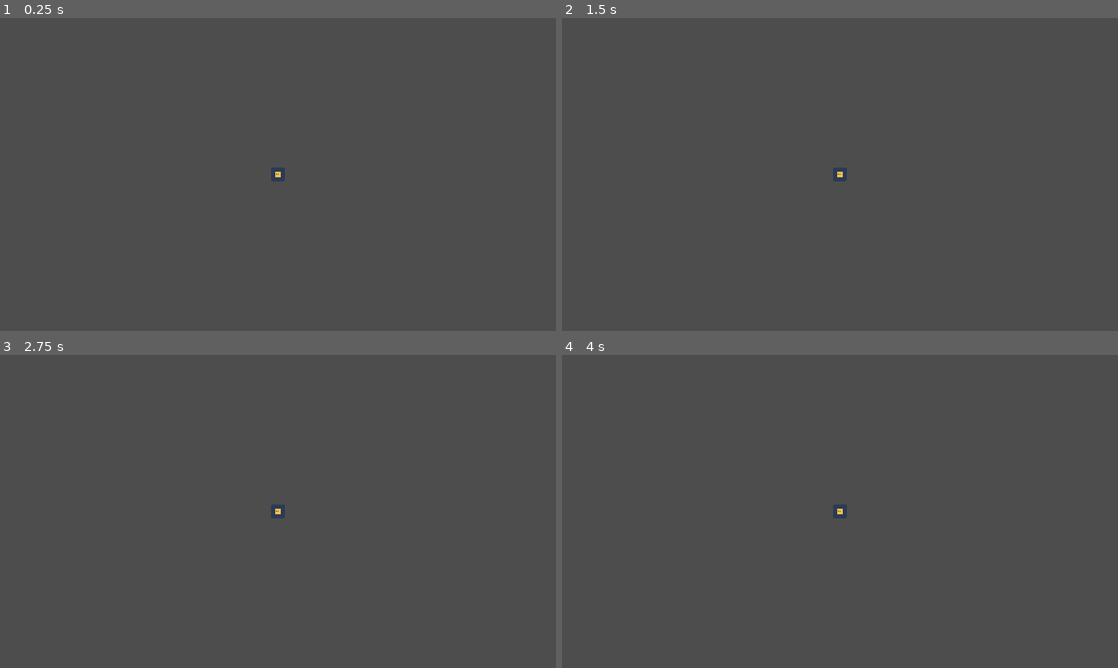
Above: before the commit, frames 1-4 (two rows, left to right).
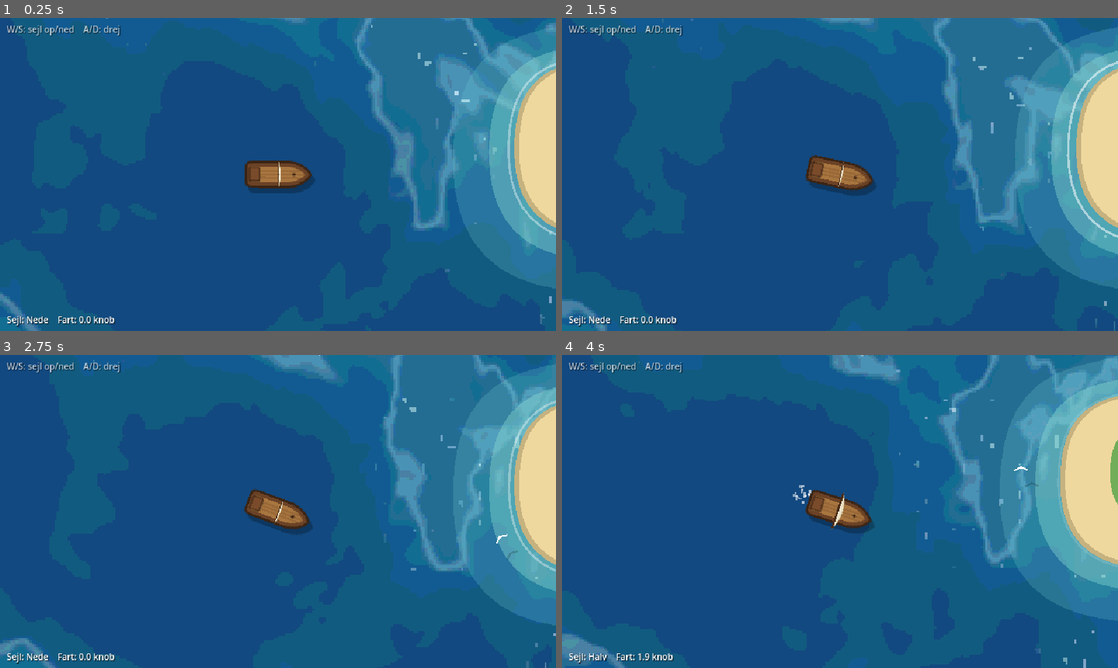
Above: after the commit, the same moments.

Repository: Marc-Wilms-Nielsen/pirate-game
Game: Godot game, scene res://scenes/main/main.tscn
Two runs of this game, one before a commit and one after it. Both use one fixed random seed, a clock stepped at 60 frames per second and the inputs below.
Inputs:
- Up to frame 1 (0.25 s): no input
- Up to frame 2 (1.5 s): hold D (move_right) 0.53-1.28 s; hold S (move_down) from 1.28 s (still down)
- Up to frame 3 (2.75 s): release S (move_down) at 2.03 s; hold D (move_right) from 2.03 s (still down)
- Up to frame 4 (4 s): release D (move_right) at 2.78 s; hold W (move_up) 2.78-3.53 s; hold A (move_left) from 3.53 s (still down)

The runs differ from the first frame. In frame 1, 100% of the frame differs, in the area x 0-100%, y 0-100%; in frame 2, 100%; in frame 3, 100%; in frame 4, 100%.

Commit message:
M1: sejlads, hav-shader, procedurelle øer, måger og lydkulisse
Co-Authored-By: Claude Opus 5.5 <noreply@anthropic.com>
Claude-Session: https://claude.ai/code/session_01JKZiT1HD5C1BFbcFcxiHzf

Diff:
--- /dev/null
+++ b/assets/sprites/ship_hull.svg
@@ -0,0 +1,12 @@
+<svg xmlns="http://www.w3.org/2000/svg" width="60" height="26" viewBox="0 0 60 26">
+  <!-- Skrog set oppefra, stævn peger mod højre -->
+  <path d="M2 6 Q2 2 8 2 L40 2 Q54 4 59 13 Q54 22 40 24 L8 24 Q2 24 2 20 Z" fill="#6b4226" stroke="#3b2414" stroke-width="2"/>
+  <path d="M6 6 L40 6 Q50 8 54 13 Q50 18 40 20 L6 20 Z" fill="#a8763f"/>
+  <g stroke="#8a5d32" stroke-width="1">
+    <line x1="14" y1="10" x2="50" y2="10"/>
+    <line x1="14" y1="13" x2="54" y2="13"/>
+    <line x1="14" y1="16" x2="50" y2="16"/>
+  </g>
+  <rect x="5" y="7" width="9" height="12" rx="1" fill="#7a4b2a" stroke="#3b2414" stroke-width="1"/>
+  <circle cx="44" cy="13" r="1.5" fill="#3b2414"/>
+</svg>
--- /dev/null
+++ b/assets/sprites/ship_sail.svg
@@ -0,0 +1,7 @@
+<svg xmlns="http://www.w3.org/2000/svg" width="16" height="46" viewBox="0 0 16 46">
+  <!-- Råsejl set oppefra: buer fremad (mod højre), når vinden fylder det -->
+  <path d="M3 2 Q16 23 3 44 Z" fill="#f3ead2" stroke="#c9b98f" stroke-width="1"/>
+  <path d="M3 8 Q11 23 3 38" fill="none" stroke="#e2d6b5" stroke-width="1"/>
+  <rect x="1" y="1" width="3" height="44" rx="1.5" fill="#4a2c17"/>
+  <circle cx="2.5" cy="23" r="2" fill="#3b2414"/>
+</svg>
--- a/project.godot
+++ b/project.godot
@@ -52,6 +52,8 @@
 
 [rendering]
 
+environment/defaults/default_clear_color=Color(0.1, 0.34, 0.52, 1)
+
 textures/canvas_textures/default_texture_filter=0
 renderer/rendering_method="gl_compatibility"
 renderer/rendering_method.mobile="gl_compatibility"
--- /dev/null
+++ b/scenes/main/main.gd
@@ -0,0 +1,13 @@
+extends Node2D
+## Hovedscenen: hav, øer, skib og stemningslyd.
+
+const OCEAN_SOUND := "res://assets/audio/ambience/ocean_loop.wav"
+
+
+func _ready() -> void:
+	var ocean := AudioStreamPlayer.new()
+	ocean.stream = load(OCEAN_SOUND) as AudioStream
+	ocean.volume_db = -6.0
+	add_child(ocean)
+	ocean.finished.connect(ocean.play) # reserve, hvis loop-punktet ikke blev importeret
+	ocean.play()
--- a/scenes/main/main.tscn
+++ b/scenes/main/main.tscn
@@ -1,8 +1,44 @@
-[gd_scene load_steps=2 format=3]
+[gd_scene load_steps=7 format=3]
 
-[ext_resource type="PackedScene" path="res://scenes/player/player.tscn" id="1_player"]
+[ext_resource type="Script" path="res://scenes/main/main.gd" id="1_main"]
+[ext_resource type="PackedScene" path="res://scenes/world/ocean.tscn" id="2_ocean"]
+[ext_resource type="PackedScene" path="res://scenes/world/island.tscn" id="3_island"]
+[ext_resource type="PackedScene" path="res://scenes/ship/ship.tscn" id="4_ship"]
+[ext_resource type="PackedScene" path="res://scenes/ui/hud.tscn" id="5_hud"]
 
 [node name="Main" type="Node2D"]
+script = ExtResource("1_main")
 
-[node name="Player" parent="." instance=ExtResource("1_player")]
-position = Vector2(320, 180)
+[node name="Ocean" parent="." instance=ExtResource("2_ocean")]
+
+[node name="Islands" type="Node2D" parent="."]
+
+[node name="Island1" parent="Islands" instance=ExtResource("3_island")]
+position = Vector2(320, -40)
+radius = 100.0
+seed_value = 3
+palm_count = 3
+
+[node name="Island2" parent="Islands" instance=ExtResource("3_island")]
+position = Vector2(-420, 420)
+radius = 160.0
+seed_value = 7
+palm_count = 7
+
+[node name="Island3" parent="Islands" instance=ExtResource("3_island")]
+position = Vector2(950, 520)
+radius = 70.0
+seed_value = 12
+palm_count = 2
+gull_count = 1
+
+[node name="Island4" parent="Islands" instance=ExtResource("3_island")]
+position = Vector2(150, -750)
+radius = 140.0
+seed_value = 21
+palm_count = 5
+gull_count = 3
+
+[node name="Ship" parent="." instance=ExtResource("4_ship")]
+
+[node name="HUD" parent="." instance=ExtResource("5_hud")]
--- /dev/null
+++ b/scenes/ship/ship.gd
@@ -0,0 +1,163 @@
+extends CharacterBody2D
+## Spillerens skib. W/S sætter sejl op/ned i trin, A/D drejer roret.
+## Skibet har inerti: det accelererer langsomt og glider længe, når sejlet tages ned.
+
+signal sail_level_changed(level: int)
+
+const SAIL_FACTORS: Array[float] = [0.0, 0.5, 1.0]
+const SAIL_NAMES: Array[String] = ["Nede", "Halv", "Fuld"]
+
+@export_group("Sejlads")
+@export var max_speed: float = 110.0 ## Pixels pr. sekund ved fulde sejl
+@export var acceleration: float = 16.0 ## Hvor hurtigt farten stiger
+@export var deceleration: float = 9.0 ## Hvor hurtigt farten falder (lav = lang glidning)
+@export var turn_speed: float = 1.0 ## Radianer pr. sekund ved fuld fart
+@export_range(0.0, 1.0) var min_turn_factor: float = 0.3 ## Drejeevne når skibet står stille
+@export var turn_smoothing: float = 3.0 ## Hvor hurtigt roret reagerer
+
+@export_group("Kamera")
+@export var zoom_slow: float = 1.3
+@export var zoom_fast: float = 1.0
+@export var look_ahead: float = 0.5 ## Kameraet kigger lidt frem i sejlretningen
+
+var sail_level: int = 0
+var speed: float = 0.0
+
+var _turn_velocity: float = 0.0
+var _sail_visual: float = 0.0
+var _time: float = 0.0
+var _creak_timer: float = 5.0
+
+@onready var _hull: Sprite2D = $Hull
+@onready var _sail: Sprite2D = $Hull/Sail
+@onready var _shadow: Sprite2D = $Shadow
+@onready var _camera: Camera2D = $Camera2D
+
+var _wake: CPUParticles2D
+var _wind: AudioStreamPlayer
+var _creak: AudioStreamPlayer
+var _flap: AudioStreamPlayer
+
+
+func _ready() -> void:
+	add_to_group("player_ship")
+	_wake = _create_wake()
+	add_child(_wake)
+	_wind = _create_player("res://assets/audio/ambience/wind_loop.wav", -30.0, true)
+	_creak = _create_player("res://assets/audio/sfx/creak.wav", -12.0, false)
+	_flap = _create_player("res://assets/audio/sfx/sail_flap.wav", -8.0, false)
+
+
+func get_sail_name() -> String:
+	return SAIL_NAMES[sail_level]
+
+
+func _physics_process(delta: float) -> void:
+	_handle_sail_input()
+
+	var target_speed := max_speed * SAIL_FACTORS[sail_level]
+	var rate := acceleration if speed < target_speed else deceleration
+	speed = move_toward(speed, target_speed, rate * delta)
+
+	# Roret virker bedre jo hurtigere man sejler, men man kan altid dreje lidt.
+	var steer := Input.get_axis("move_left", "move_right")
+	var speed_ratio := clampf(speed / max_speed, 0.0, 1.0)
+	var steer_factor := lerpf(min_turn_factor, 1.0, clampf(speed_ratio * 1.5, 0.0, 1.0))
+	var target_turn := steer * turn_speed * steer_factor
+	_turn_velocity = lerpf(_turn_velocity, target_turn, 1.0 - exp(-turn_smoothing * delta))
+	rotation += _turn_velocity * delta
+
+	velocity = Vector2.RIGHT.rotated(rotation) * speed
+	move_and_slide()
+
+	# Blød grundstødning: farten forsvinder roligt i stedet for et hårdt stop.
+	if get_slide_collision_count() > 0:
+		speed = move_toward(speed, 0.0, 80.0 * delta)
+
+
+func _handle_sail_input() -> void:
+	var new_level := sail_level
+	if Input.is_action_just_pressed("move_up"):
+		new_level = mini(sail_level + 1, SAIL_FACTORS.size() - 1)
+	elif Input.is_action_just_pressed("move_down"):
+		new_level = maxi(sail_level - 1, 0)
+
+	if new_level != sail_level:
+		sail_level = new_level
+		sail_level_changed.emit(sail_level)
+		_flap.pitch_scale = randf_range(0.9, 1.1)
+		_flap.play()
+
+
+func _process(delta: float) -> void:
+	_time += delta
+	var speed_ratio := clampf(speed / max_speed, 0.0, 1.0)
+
+	# Sejlet folder sig blødt ud og ind.
+	_sail_visual = lerpf(_sail_visual, SAIL_FACTORS[sail_level], 1.0 - exp(-2.5 * delta))
+	_sail.scale = Vector2(0.25 + 0.75 * _sail_visual, 0.55 + 0.45 * _sail_visual)
+
+	# Skibet vugger i bølgerne og krænger lidt ind i sving.
+	_hull.rotation = sin(_time * 1.3) * 0.025 + _turn_velocity * 0.06
+	var bob := 1.0 + sin(_time * 1.7) * 0.012
+	_hull.scale = Vector2(bob, bob)
+
+	# Skyggen ligger altid i samme retning (solen står fast).
+	_shadow.global_position = global_position + Vector2(3, 5)
+	_shadow.global_rotation = _hull.global_rotation
+	_shadow.scale = _hull.scale
+
+	# Kameraet zoomer ud ved høj fart og kigger lidt frem.
+	var target_zoom := lerpf(zoom_slow, zoom_fast, speed_ratio)
+	_camera.zoom = _camera.zoom.lerp(Vector2(target_zoom, target_zoom), 1.0 - exp(-0.8 * delta))
+	_camera.offset = _camera.offset.lerp(velocity * look_ahead, 1.0 - exp(-1.5 * delta))
+
+	_wake.emitting = speed > 6.0
+
+	# Vinden bliver højere, jo hurtigere man sejler.
+	_wind.volume_db = linear_to_db(lerpf(0.04, 0.45, speed_ratio))
+
+	_creak_timer -= delta
+	if _creak_timer <= 0.0:
+		if speed > 10.0 or absf(_turn_velocity) > 0.2:
+			_creak.pitch_scale = randf_range(0.8, 1.15)
+			_creak.volume_db = randf_range(-18.0, -10.0)
+			_creak.play()
+		_creak_timer = randf_range(4.0, 10.0)
+
+
+func _create_player(path: String, volume: float, loop: bool) -> AudioStreamPlayer:
+	var player := AudioStreamPlayer.new()
+	player.stream = load(path) as AudioStream
+	player.volume_db = volume
+	add_child(player)
+	if loop:
+		player.finished.connect(player.play)
+		player.play()
+	return player
+
+
+func _create_wake() -> CPUParticles2D:
+	var particles := CPUParticles2D.new()
+	particles.position = Vector2(-27, 0)
+	particles.z_index = -1
+	particles.amount = 80
+	particles.lifetime = 3.0
+	particles.local_coords = false
+	particles.emitting = false
+	particles.emission_shape = CPUParticles2D.EMISSION_SHAPE_RECTANGLE
+	particles.emission_rect_extents = Vector2(1, 6)
+	particles.direction = Vector2.LEFT
+	particles.spread = 25.0
+	particles.gravity = Vector2.ZERO
+	particles.initial_velocity_min = 4.0
+	particles.initial_velocity_max = 12.0
+	particles.damping_min = 2.0
+	particles.damping_max = 4.0
+	particles.scale_amount_min = 1.0
+	particles.scale_amount_max = 2.5
+	var gradient := Gradient.new()
+	gradient.set_color(0, Color(1, 1, 1, 0.7))
+	gradient.set_color(1, Color(1, 1, 1, 0.0))
+	particles.color_ramp = gradient
+	return particles
--- /dev/null
+++ b/scenes/ship/ship.tscn
@@ -0,0 +1,30 @@
+[gd_scene load_steps=4 format=3]
+
+[ext_resource type="Script" path="res://scenes/ship/ship.gd" id="1_script"]
+[ext_resource type="Texture2D" path="res://assets/sprites/ship_hull.svg" id="2_hull"]
+[ext_resource type="Texture2D" path="res://assets/sprites/ship_sail.svg" id="3_sail"]
+
+[node name="Ship" type="CharacterBody2D"]
+motion_mode = 1
+script = ExtResource("1_script")
+
+[node name="Shadow" type="Sprite2D" parent="."]
+top_level = true
+z_index = -1
+modulate = Color(0, 0, 0, 0.25)
+texture = ExtResource("2_hull")
+
+[node name="Hull" type="Sprite2D" parent="."]
+texture = ExtResource("2_hull")
+
+[node name="Sail" type="Sprite2D" parent="Hull"]
+position = Vector2(2, 0)
+texture = ExtResource("3_sail")
+
+[node name="CollisionPolygon2D" type="CollisionPolygon2D" parent="."]
+polygon = PackedVector2Array(29, 0, 18, -10, -27, -10, -28, 0, -27, 10, 18, 10)
+
+[node name="Camera2D" type="Camera2D" parent="."]
+zoom = Vector2(1.3, 1.3)
+position_smoothing_enabled = true
+position_smoothing_speed = 3.0
--- /dev/null
+++ b/scenes/ui/hud.gd
@@ -0,0 +1,30 @@
+extends CanvasLayer
+## Lille HUD: sejlstilling og fart nederst, kontroller øverst.
+
+var _status: Label
+var _ship # utypet: vi kalder ship.gd-funktioner på den
+
+
+func _ready() -> void:
+	var hint := _make_label(Vector2(8, 6))
+	hint.text = "W/S: sejl op/ned    A/D: drej"
+	hint.modulate.a = 0.7
+	_status = _make_label(Vector2(8, 340))
+
+
+func _process(_delta: float) -> void:
+	if _ship == null:
+		_ship = get_tree().get_first_node_in_group("player_ship")
+		return
+	_status.text = "Sejl: %s    Fart: %.1f knob" % [_ship.get_sail_name(), _ship.speed / 10.0]
+
+
+func _make_label(pos: Vector2) -> Label:
+	var label := Label.new()
+	label.position = pos
+	label.add_theme_font_size_override("font_size", 10)
+	label.add_theme_color_override("font_shadow_color", Color(0, 0, 0, 0.5))
+	label.add_theme_constant_override("shadow_offset_x", 1)
+	label.add_theme_constant_override("shadow_offset_y", 1)
+	add_child(label)
+	return label
--- /dev/null
+++ b/scenes/ui/hud.tscn
@@ -0,0 +1,6 @@
+[gd_scene load_steps=2 format=3]
+
+[ext_resource type="Script" path="res://scenes/ui/hud.gd" id="1_script"]
+
+[node name="HUD" type="CanvasLayer"]
+script = ExtResource("1_script")
--- /dev/null
+++ b/scenes/world/gull.gd
@@ -0,0 +1,39 @@
+extends Node2D
+## En måge, der svæver i cirkler over en ø. Tegnes med kode, så der ikke kræves sprites.
+
+var orbit_radius: float = 150.0
+var angular_speed: float = 0.4
+var angle: float = 0.0
+var height: float = 24.0 ## Bestemmer hvor langt skyggen ligger fra mågen
+
+var _flap_phase: float = randf() * TAU
+
+
+func _ready() -> void:
+	z_index = 20
+
+
+func _process(delta: float) -> void:
+	angle += angular_speed * delta
+	position = Vector2(cos(angle), sin(angle) * 0.8) * orbit_radius
+	var vel := Vector2(-sin(angle), cos(angle) * 0.8) * angular_speed
+	rotation = vel.angle()
+	queue_redraw()
+
+
+func _draw() -> void:
+	var t := Time.get_ticks_msec() / 1000.0
+	# Vingeslag med pauser, hvor mågen glider.
+	var flap := sin(t * 5.0 + _flap_phase) * clampf(sin(t * 0.7 + _flap_phase) * 2.0, 0.0, 1.0)
+	var span := 6.0 + 1.5 * flap
+	var sweep := -2.0 - 1.5 * flap
+	var wing := PackedVector2Array([Vector2(sweep, -span), Vector2(1, 0), Vector2(sweep, span)])
+
+	var shadow_offset := Vector2(height * 0.4, height * 0.6).rotated(-rotation)
+	var shadow := PackedVector2Array()
+	for p in wing:
+		shadow.append(p + shadow_offset)
+
+	draw_polyline(shadow, Color(0, 0, 0, 0.18), 1.5)
+	draw_polyline(wing, Color.WHITE, 1.5)
+	draw_circle(Vector2(0.5, 0), 1.2, Color.WHITE)
--- /dev/null
+++ b/scenes/world/island.gd
@@ -0,0 +1,169 @@
+@tool
+extends StaticBody2D
+## Procedurelt genereret ø med lavvande, skum, strand, græs og palmer.
+## Justér radius, seed og antal palmer i Inspector – øen opdateres direkte i editoren.
+
+const GullScript := preload("res://scenes/world/gull.gd")
+const GULL_SOUNDS: Array[String] = [
+	"res://assets/audio/sfx/gull_1.wav",
+	"res://assets/audio/sfx/gull_2.wav",
+	"res://assets/audio/sfx/gull_3.wav",
+]
+const POINTS := 64
+
+@export var radius: float = 120.0:
+	set(value):
+		radius = value
+		_regenerate()
+@export var seed_value: int = 1:
+	set(value):
+		seed_value = value
+		_regenerate()
+@export_range(0, 12) var palm_count: int = 4:
+	set(value):
+		palm_count = value
+		_regenerate()
+@export_range(0, 4) var gull_count: int = 2
+
+var _foam: Line2D
+var _time: float = 0.0
+var _gull_timer: float = 3.0
+var _gull_player: AudioStreamPlayer2D
+var _gull_streams: Array[AudioStream] = []
+
+
+func _ready() -> void:
+	_generate()
+	if not Engine.is_editor_hint():
+		_spawn_gulls()
+		_setup_audio()
+
+
+func _process(delta: float) -> void:
+	_time += delta
+	if is_instance_valid(_foam):
+		var wave := sin(_time * 1.1)
+		_foam.scale = Vector2.ONE * (1.0 + 0.025 * wave)
+		_foam.modulate.a = 0.55 + 0.35 * wave
+
+	if Engine.is_editor_hint() or _gull_streams.is_empty():
+		return
+	_gull_timer -= delta
+	if _gull_timer <= 0.0:
+		_gull_player.stream = _gull_streams.pick_random()
+		_gull_player.pitch_scale = randf_range(0.9, 1.12)
+		_gull_player.play()
+		_gull_timer = randf_range(3.0, 9.0)
+
+
+func _regenerate() -> void:
+	if is_inside_tree():
+		_generate()
+
+
+func _generate() -> void:
+	for child in get_children():
+		if child.has_meta("generated"):
+			remove_child(child)
+			child.queue_free()
+
+	var rng := RandomNumberGenerator.new()
+	rng.seed = seed_value
+	var shape := _make_shape(rng)
+
+	# Lag fra yderst til inderst
+	_add_polygon(_scaled(shape, 1.55), Color(0.40, 0.78, 0.80, 0.25))
+	_add_polygon(_scaled(shape, 1.25), Color(0.55, 0.86, 0.82, 0.40))
+
+	_foam = Line2D.new()
+	_foam.points = _scaled(shape, 1.08)
+	_foam.closed = true
+	_foam.width = 2.0
+	_foam.default_color = Color(1, 1, 1, 0.6)
+	_tag(_foam)
+
+	_add_polygon(_scaled(shape, 1.04), Color(0.78, 0.70, 0.50)) # våd sand
+	_add_polygon(shape, Color(0.94, 0.85, 0.62)) # sand
+	_add_polygon(_scaled(shape, 0.62), Color(0.45, 0.68, 0.35)) # græs
+	_add_polygon(_scaled(shape, 0.40), Color(0.38, 0.60, 0.30)) # tæt græs
+
+	for i in palm_count:
+		var a := rng.randf() * TAU
+		var dist := sqrt(rng.randf()) * radius * 0.45
+		_add_palm(Vector2(cos(a), sin(a)) * dist, rng)
+
+	var collision := CollisionPolygon2D.new()
+	collision.polygon = _scaled(shape, 0.96)
+	_tag(collision)
+
+
+func _make_shape(rng: RandomNumberGenerator) -> PackedVector2Array:
+	var p1 := rng.randf() * TAU
+	var p2 := rng.randf() * TAU
+	var p3 := rng.randf() * TAU
+	var pts := PackedVector2Array()
+	for i in POINTS:
+		var a := TAU * i / POINTS
+		var r := radius * (1.0 + 0.16 * sin(2.0 * a + p1) + 0.10 * sin(3.0 * a + p2) + 0.05 * sin(5.0 * a + p3))
+		pts.append(Vector2(cos(a), sin(a)) * r)
+	return pts
+
+
+func _add_palm(pos: Vector2, rng: RandomNumberGenerator) -> void:
+	var rot := rng.randf() * TAU
+	_add_polygon(_star(6, 13.0, 3.0, rot), Color(0, 0, 0, 0.22), pos + Vector2(5, 7)) # skygge
+	_add_polygon(_star(6, 13.0, 3.0, rot), Color(0.20, 0.50, 0.25), pos)
+	_add_polygon(_star(6, 9.0, 2.5, rot + 0.3), Color(0.32, 0.64, 0.32), pos)
+	_add_polygon(_star(8, 2.5, 2.5, 0.0), Color(0.45, 0.30, 0.15), pos) # kokosnødder
+
+
+func _star(leaves: int, outer: float, inner: float, rot: float) -> PackedVector2Array:
+	var pts := PackedVector2Array()
+	for i in leaves * 2:
+		var r := outer if i % 2 == 0 else inner
+		var a := rot + PI * i / leaves
+		pts.append(Vector2(cos(a), sin(a)) * r)
+	return pts
+
+
+func _add_polygon(points: PackedVector2Array, color: Color, pos: Vector2 = Vector2.ZERO) -> void:
+	var poly := Polygon2D.new()
+	poly.polygon = points
+	poly.color = color
+	poly.position = pos
+	_tag(poly)
+
+
+func _scaled(points: PackedVector2Array, factor: float) -> PackedVector2Array:
+	var out := PackedVector2Array()
+	for p in points:
+		out.append(p * factor)
+	return out
+
+
+func _tag(node: Node) -> void:
+	# Genererede noder markeres, så de kan fjernes igen og ikke gemmes i scenefilen.
+	node.set_meta("generated", true)
+	add_child(node)
+
+
+func _spawn_gulls() -> void:
+	for i in gull_count:
+		var gull = GullScript.new() # utypet, så vi kan sætte gull.gd-egenskaber
+		gull.orbit_radius = radius * randf_range(1.1, 1.8)
+		gull.angular_speed = randf_range(0.25, 0.5) * (1.0 if randf() < 0.5 else -1.0)
+		gull.angle = randf() * TAU
+		add_child(gull)
+
+
+func _setup_audio() -> void:
+	for path in GULL_SOUNDS:
+		var stream := load(path) as AudioStream
+		if stream:
+			_gull_streams.append(stream)
+	_gull_player = AudioStreamPlayer2D.new()
+	_gull_player.max_distance = 700.0
+	_gull_player.attenuation = 1.5
+	_gull_player.volume_db = -6.0
+	add_child(_gull_player)
+	_gull_timer = randf_range(1.0, 6.0)
--- /dev/null
+++ b/scenes/world/island.tscn
@@ -0,0 +1,6 @@
+[gd_scene load_steps=2 format=3]
+
+[ext_resource type="Script" path="res://scenes/world/island.gd" id="1_script"]
+
+[node name="Island" type="StaticBody2D"]
+script = ExtResource("1_script")
--- /dev/null
+++ b/scenes/world/ocean.gdshader
@@ -0,0 +1,59 @@
+shader_type canvas_item;
+// Animeret hav i world space, så mønsteret står stille, mens kameraet bevæger sig.
+
+uniform vec4 deep_color : source_color = vec4(0.10, 0.34, 0.52, 1.0);
+uniform vec4 mid_color : source_color = vec4(0.15, 0.47, 0.64, 1.0);
+uniform vec4 highlight_color : source_color = vec4(0.85, 0.95, 1.0, 1.0);
+uniform float wave_scale = 0.006;
+uniform float wave_speed = 0.12;
+uniform float pixel_size = 2.0;
+uniform float color_steps = 14.0;
+
+varying vec2 world_pos;
+
+void vertex() {
+	world_pos = (MODEL_MATRIX * vec4(VERTEX, 0.0, 1.0)).xy;
+}
+
+float hash(vec2 p) {
+	return fract(sin(dot(p, vec2(127.1, 311.7))) * 43758.5453);
+}
+
+float noise(vec2 p) {
+	vec2 i = floor(p);
+	vec2 f = fract(p);
+	vec2 u = f * f * (3.0 - 2.0 * f);
+	return mix(mix(hash(i), hash(i + vec2(1.0, 0.0)), u.x),
+			mix(hash(i + vec2(0.0, 1.0)), hash(i + vec2(1.0, 1.0)), u.x), u.y);
+}
+
+float fbm(vec2 p) {
+	float v = 0.0;
+	float a = 0.5;
+	for (int i = 0; i < 4; i++) {
+		v += a * noise(p);
+		p *= 2.0;
+		a *= 0.5;
+	}
+	return v;
+}
+
+void fragment() {
+	vec2 wp = floor(world_pos / pixel_size) * pixel_size;
+	vec2 p = wp * wave_scale;
+	float t = TIME * wave_speed;
+
+	float n1 = fbm(p + vec2(t, t * 0.6));
+	float n2 = fbm(p * 1.7 - vec2(t * 0.8, t * 0.3) + n1 * 1.5);
+
+	vec3 col = mix(deep_color.rgb, mid_color.rgb, smoothstep(0.3, 0.7, (n1 + n2) * 0.5));
+
+	// Bølgetoppe: tynde lyse bånd
+	float crest = smoothstep(0.60, 0.64, n2) * (1.0 - smoothstep(0.64, 0.70, n2));
+	// Glimt fra solen
+	float glint = step(0.94, noise(wp * 0.12 + vec2(TIME * 0.6, -TIME * 0.35))) * smoothstep(0.45, 0.6, n1);
+
+	col = mix(col, highlight_color.rgb, crest * 0.3 + glint * 0.55);
+	col = floor(col * color_steps) / color_steps;
+	COLOR = vec4(col, 1.0);
+}
--- /dev/null
+++ b/scenes/world/ocean.tscn
@@ -0,0 +1,15 @@
+[gd_scene load_steps=3 format=3]
+
+[ext_resource type="Shader" path="res://scenes/world/ocean.gdshader" id="1_shader"]
+
+[sub_resource type="ShaderMaterial" id="ShaderMaterial_ocean"]
+shader = ExtResource("1_shader")
+
+[node name="Ocean" type="ColorRect"]
+z_index = -10
+material = SubResource("ShaderMaterial_ocean")
+offset_left = -6000.0
+offset_top = -6000.0
+offset_right = 6000.0
+offset_bottom = 6000.0
+mouse_filter = 2
Not shown, added: tools/.gdignore
Not shown, changed: CREDITS.md
Not shown, added: assets/audio/ambience/ocean_loop.wav
Not shown, added: assets/audio/ambience/wind_loop.wav
Not shown, added: assets/audio/sfx/creak.wav
Not shown, added: assets/audio/sfx/gull_1.wav
Not shown, added: assets/audio/sfx/gull_2.wav
Not shown, added: assets/audio/sfx/gull_3.wav
Not shown, added: assets/audio/sfx/sail_flap.wav
Not shown, changed: docs/game-design.md
Not shown, changed: docs/roadmap.md
